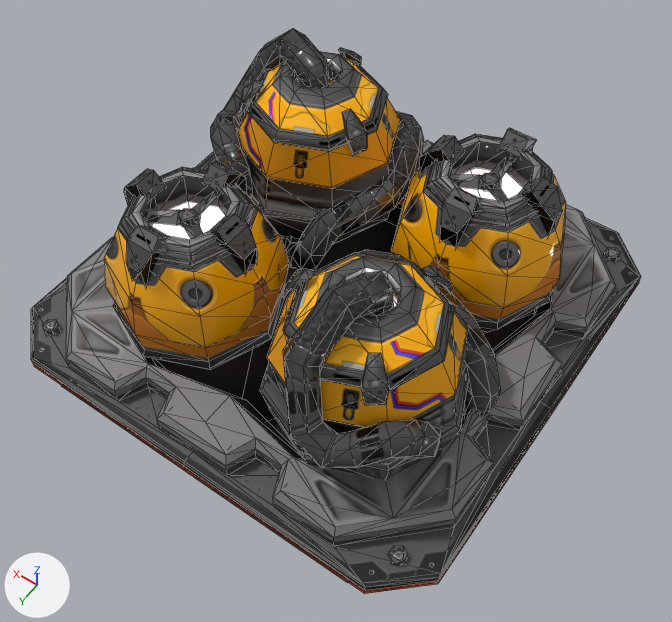
The glTF model startup/pkg/vaststars.resources/glb/hydro-plant-1.glb, before and after one commit.
Rendered twice from a 50 mm lens placed at (-31.8, 45.2, 76.3), pointed at (-1.7, 3.1, 10.0). Lighting does not change. The marker at lower left points along +X, +Y and +Z. Mesh edges are drawn as thin lines. Where no turn or scale is listed for an object, it has been applied to the vertices. Vertices at the same position are counted once.
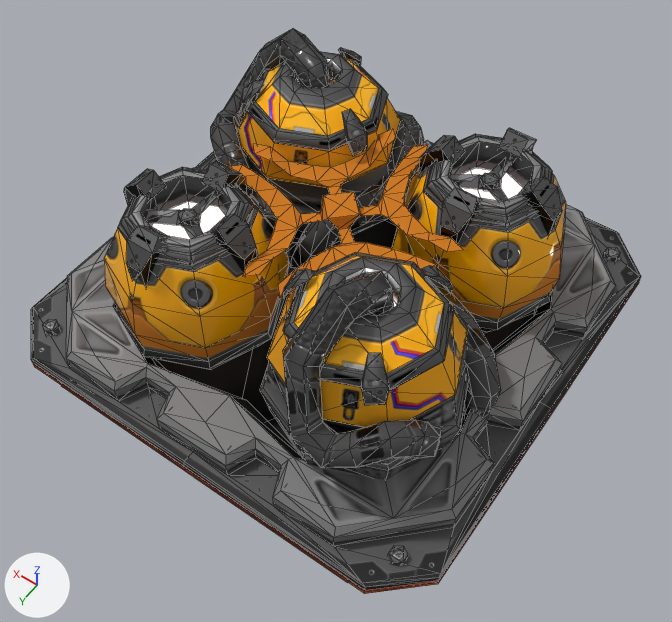
The change, as a list of edits to the scene's bpy script:
```text
Change me_sphere_001:
    used by ob_sphere_001; location = (0.0, 0.0, 0.0)
    remove me_sphere_001.from_pydata(...)  # 1394 vertices, 2274 faces; spans x -22.2..22.2, y -22.2..22.2, z -1.2..26.6
    add me_sphere_001.from_pydata(...)  # 1483 vertices, 2362 faces; spans x -22.2..22.2, y -22.2..22.2, z -1.2..26.6
    me_sphere_001 part 1: a new loose piece of 89 vertices spanning x -10.9..10.9, y -10.8..10.8, z 18.9..20.0, in mat_material
```

What differs and where, as boxes [x1, y1, x2, y2] in the pictures (672 x 622 px):
part 1 of me_sphere_001, added (orange): after [228, 128, 463, 298]
